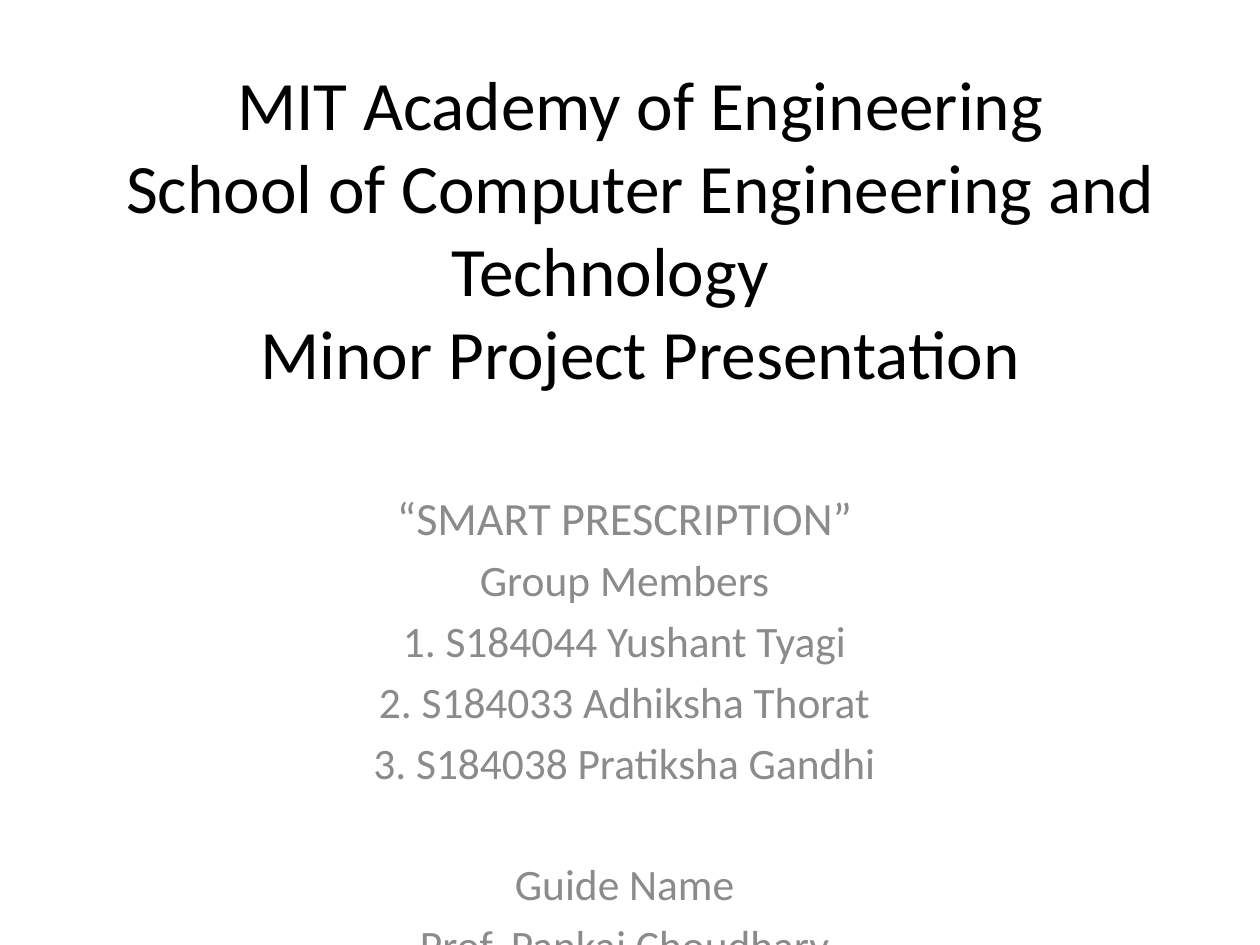
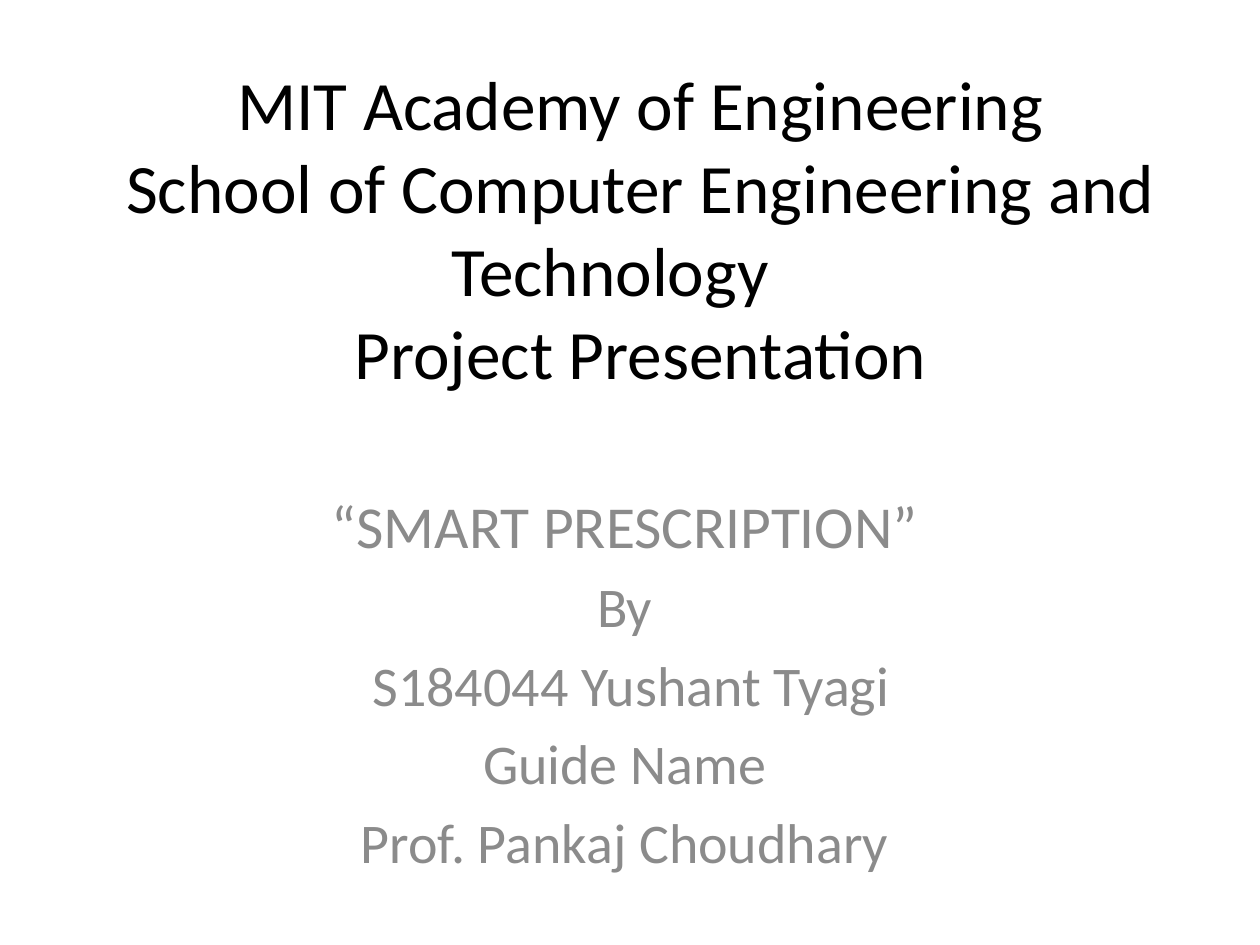
Before and after one commit to yushanttyagi/Smart-Doctor-s-Prescription-Android-App, a slide deck: slide 1 of Project__Presentation.pptx. Drawn at 1260x945 pixels with LibreOffice and Linux fonts; fonts in the diff are those of the drawing. Boxes give left, top, right and bottom in pixels: in the first picture for what was removed or moved away, otherwise in the second. Text is boxed around its words. In the diff, an @@ line names an element or a change of style, - is before the commit and + after.

Commit message:
Updated File

```diff
--- a/Project__Presentation.pptx
+++ b/Project__Presentation.pptx
@@ title at [126,82,1154,391]: text changed @@
-MIT Academy of Engineering
-School of Computer Engineering and Technology
-Minor Project Presentation
+MIT Academy of Engineering
+School of Computer Engineering and Technology
+Project Presentation
@@ subtitle at [332,505,917,873]: size 26.4 to 34 pt in "“SMART PRESCRIPTION”"; size 24.8 to 32 pt in "Guide Name", "Prof. Pankaj Choudhary"; more space between paragraphs @@
@@ subtitle at [372,591,889,716]: text changed; size 24.8 to 32 pt @@
-Group Members
-1. S184044 Yushant Tyagi
-2. S184033 Adhiksha Thorat
-3. S184038 Pratiksha Gandhi
+By
+S184044 Yushant Tyagi
```
Also in this commit, not shown: 1 other slide changed.
